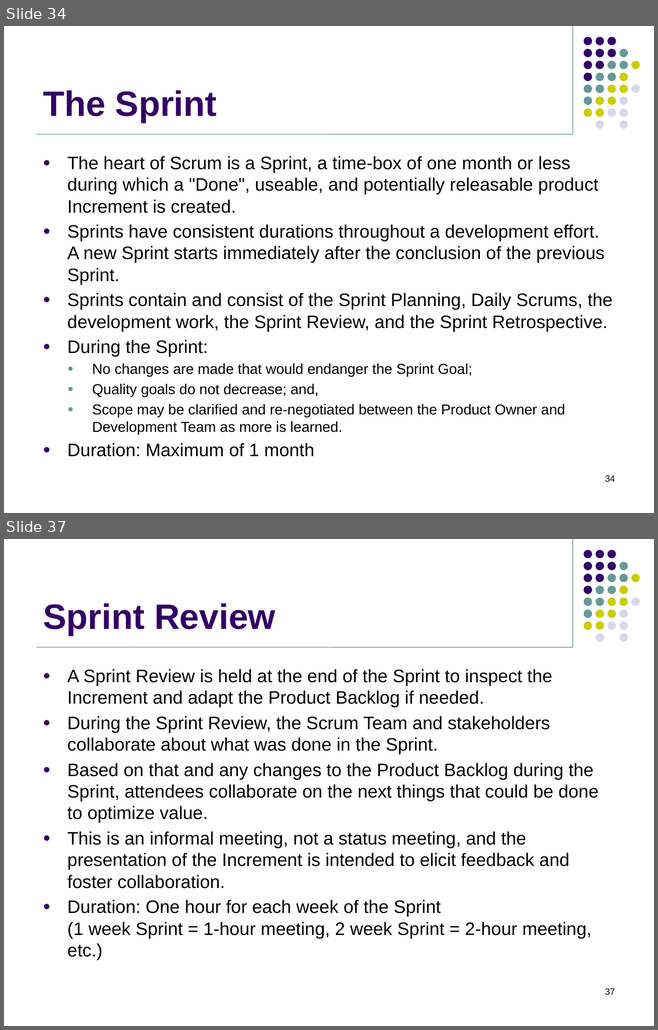
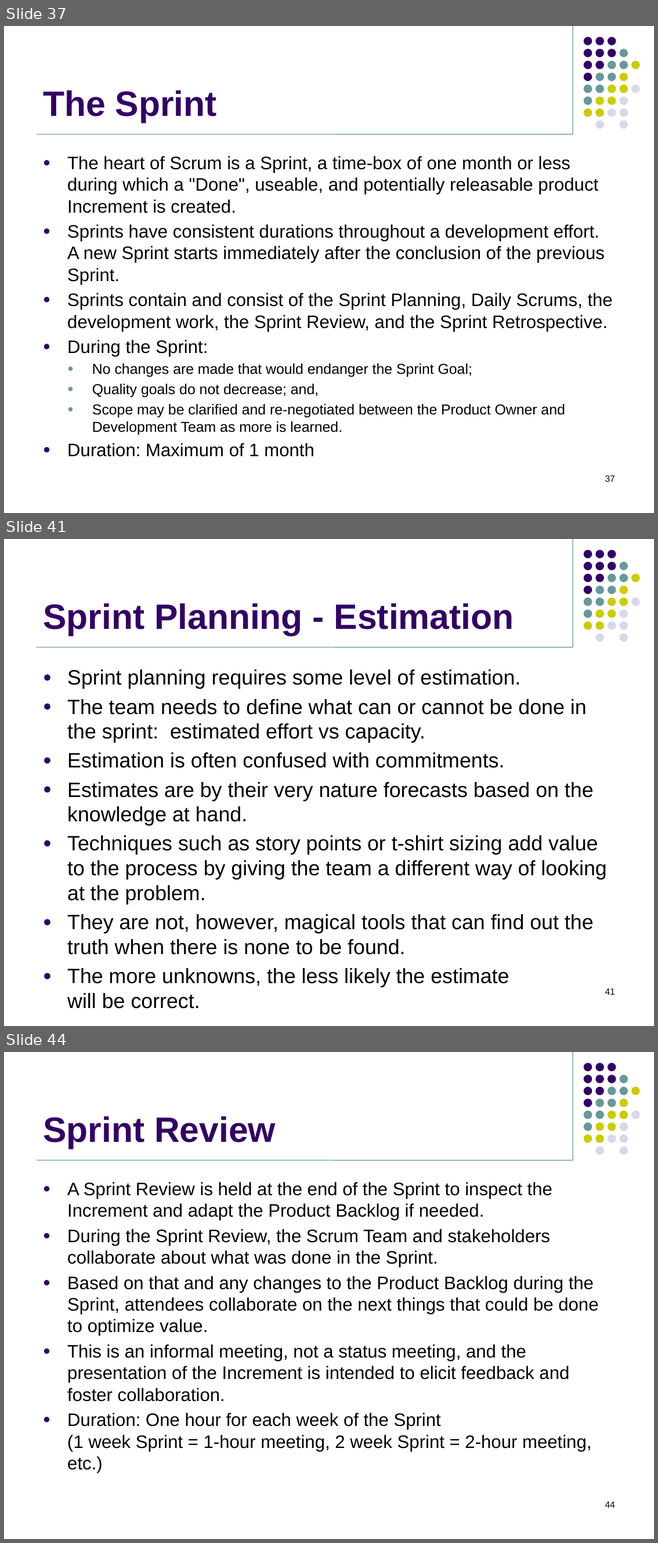
Before and after one commit to jasdhiratrevature/TrainingSlides, a slide deck: SLDC/SDLC.pptx. Shown one above the other, each under a label of ours: slides 34 and 37 before the commit, slides 37, 41 and 44 after it; the slides between them are not shown. The pictures are 658x1030 and 658x1543 pixels, drawn with LibreOffice and Linux fonts; fonts in the diff are those of the drawing; background and template pictures are left out. Boxes give left, top, right and bottom in pixels: in the first picture for what was removed or moved away, otherwise in the second. Text is boxed around its words. In the diff, an @@ line names an element or a change of style, - is before the commit and + after.

```diff
--- a/SLDC/SDLC.pptx
+++ b/SLDC/SDLC.pptx
@@ slide 41 added at bbox=[4, 539, 654, 1026], background #FFFFFF; not listed: 33 template elements that a slide beside it also shows @@
@@ title added at bbox=[43, 603, 514, 636], 39 pt, text #330066, bold @@
+Sprint Planning - Estimation
@@ text added at bbox=[67, 669, 606, 986], 23 pt, text #000000 @@
+● Sprint planning requires some level of estimation.
+● The team needs to define what can or cannot be done in the sprint: estimated effort vs capacity.
+● Estimation is often confused with commitments.
+● Estimates are by their very nature forecasts based on the knowledge at hand.
+● Techniques such as story points or t-shirt sizing add value to the process by giving the team a different way of looking at the problem.
+● They are not, however, magical tools that can find out the truth when there is none to be found.
+● The more unknowns, the less likely the estimate
+  will be correct.
@@ page number added at bbox=[605, 988, 615, 995], 10 pt, text #000000 @@
+41
@@ what was slide 34 is now slide 37 @@
@@ page number at bbox=[605, 475, 615, 482]: text changed @@
-34
+37
@@ what was slide 37 is now slide 44 @@
@@ page number at bbox=[605, 1501, 615, 1508]: text changed @@
-37
+44
```
Also in this commit, not shown: 11 slides changed, 24 other slides added.
